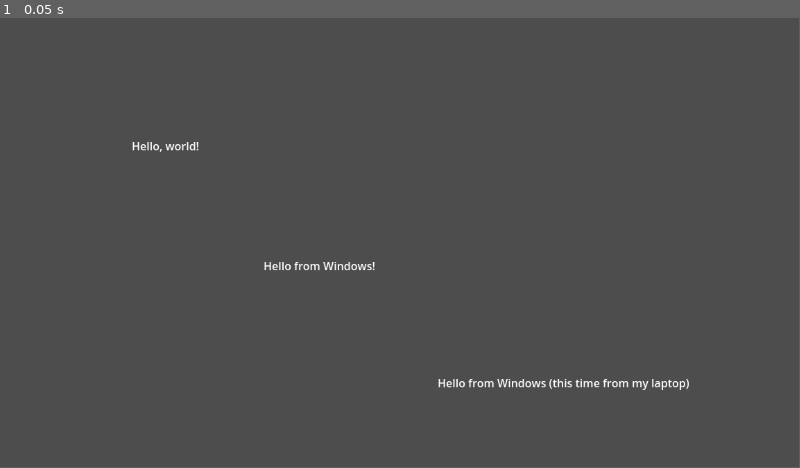
Above: before the commit, frame 1.
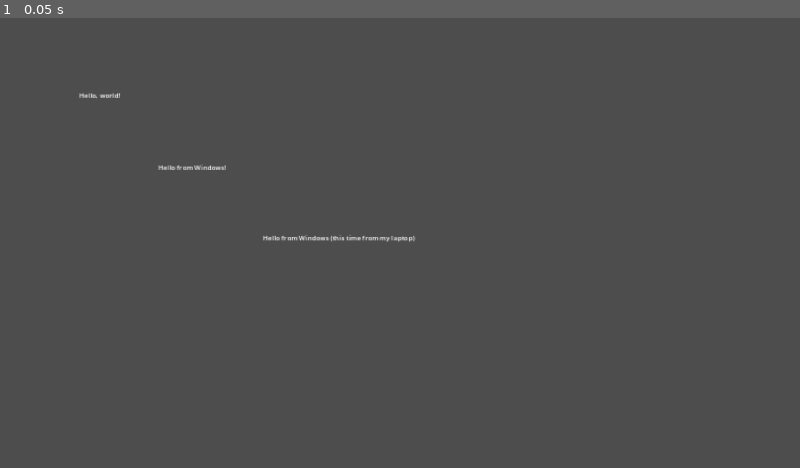
Above: after the commit, the same moment.

Repository: clars002/seedling
Game: Godot game, scene res://title.tscn
Two runs of this game, one before a commit and one after it. Both use one fixed random seed, a clock stepped at 60 frames per second and the inputs below. The project has no main scene, so this scene is started directly.
Inputs:
- Up to frame 1 (0.05 s): no input
The window is 799x449 before the commit and 800x450 after it. Grey fills any space a smaller window leaves; there, only what the larger window draws over its background counts as a difference.

The runs differ from the first frame. In frame 1, 0.8% of the frame differs, in the area x 9-87%, y 16-83%.

Commit message:
change some global project settings

Diff:
--- a/project.godot
+++ b/project.godot
@@ -12,7 +12,17 @@
 
 config/name="seedling"
 config/features=PackedStringArray("4.2", "Mobile")
+run/max_fps=60
 config/icon="res://icon.svg"
+
+[display]
+
+window/size/viewport_width=1920
+window/size/viewport_height=1080
+window/size/window_width_override=960
+window/size/window_height_override=540
+window/stretch/mode="canvas_items"
+window/vsync/vsync_mode=0
 
 [rendering]
 
